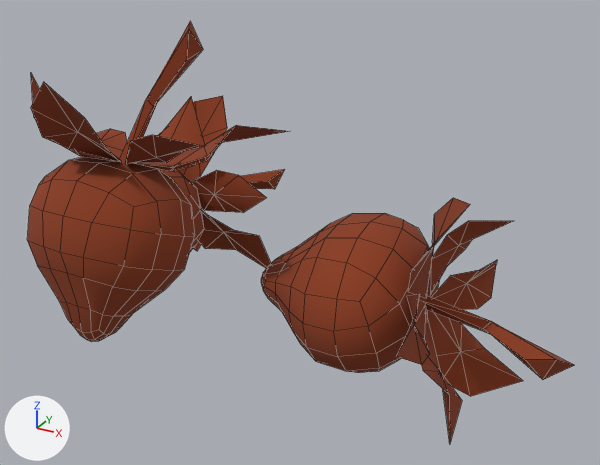
Two versions of the FBX model Assets/Models/Visual/Ingredients/Strawberry.fbx, one commit apart.
Camera for both pictures: a 50 mm camera at (0.548, -0.688, 0.458) aimed at (0.138, 0.057, 0.086). Arrows for +X, +Y and +Z are at lower left; the lights stay in place. The first picture is the older version. Mesh edges are drawn as thin lines. Where no turn or scale is listed for an object, it has been applied to the vertices.

The older version as bpy lines, for what is in view:
```python
me_strawberry = bpy.data.meshes.new('strawberry')
me_strawberry.from_pydata(...)  # 540 vertices, 516 faces; spans x -0.225..0.46, y -0.167..0.274, z -0.05..0.32
me_strawberry.materials.append(mat_ingredients)  # its picture is missing
ob_strawberry = bpy.data.objects.new('Strawberry', me_strawberry)
ob_strawberry.location = (0.0, 0.0, 0.0)
```
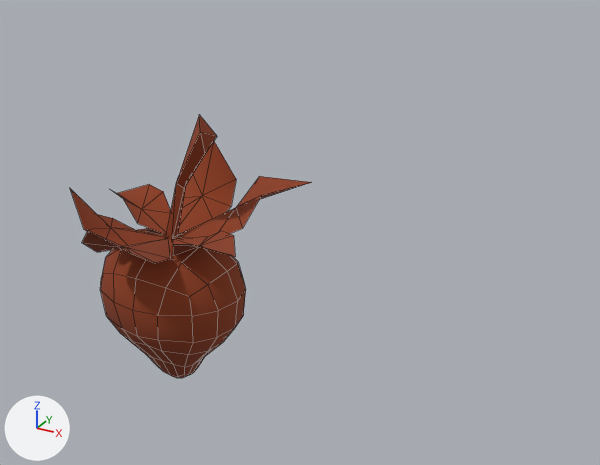
Changed parts and their boxes (x1, y1, x2, y2) in the pictures (600 x 465 px; the box of a moved part takes in the faces that stretch with it):
'Strawberry', reshaped (56% narrower, 37% shorter): before (27, 21, 574, 442); after (70, 114, 311, 378)
part 1 of me_strawberry, moved or reshaped: before (27, 157, 195, 342); after (100, 228, 246, 378)
part 2 of me_strawberry, moved or reshaped: before (126, 135, 200, 164); after (173, 231, 235, 257)
part 3 of me_strawberry, moved or reshaped: before (31, 73, 115, 161); after (70, 189, 165, 246)
part 4 of me_strawberry, moved or reshaped: before (96, 129, 127, 159); after (113, 184, 171, 235)
part 5 of me_strawberry, moved or reshaped: before (151, 97, 205, 172); after (178, 141, 236, 234)
part 6 of me_strawberry, moved or reshaped: before (134, 125, 289, 171); after (177, 176, 311, 238)
part 7 of me_strawberry, moved or reshaped: before (31, 82, 121, 162); after (82, 231, 170, 263)
part 8 of me_strawberry, moved or reshaped: before (119, 21, 203, 162); after (166, 114, 217, 240)
part 9 of me_strawberry, deleted (brown): before (118, 96, 574, 442)

Diff of the bpy script that builds the scene:
```diff
--- a/Assets/Models/Visual/Ingredients/Strawberry.fbx.py
+++ b/Assets/Models/Visual/Ingredients/Strawberry.fbx.py
@@ me_strawberry @@
 # used by ob_strawberry; location = (0.0, 0.0, 0.0)
-me_strawberry.from_pydata(...)  # 540 vertices, 516 faces; spans x -0.225..0.46, y -0.167..0.274, z -0.05..0.32
+me_strawberry.from_pydata(...)  # 180 vertices, 172 faces; spans x -0.122..0.139, y -0.128..0.116, z -0.116..0.223
+# me_strawberry part 1: the loose piece of 114 vertices spanning x -0.09..0.09, y -0.167..-0.019, z 0.008..0.192 is turned 23.2 degrees about the x axis through its middle, then moved by (0.0, 0.101, -0.113)
+# me_strawberry part 2: the loose piece of 9 vertices spanning x 0.007..0.128, y -0.109..-0.057, z 0.183..0.235 is turned 23.2 degrees about the x axis through its middle, then moved by (0.0, 0.058, -0.118)
+# me_strawberry part 3: the loose piece of 9 vertices spanning x -0.085..-0.001, y -0.125..-0.07, z 0.184..0.275 is turned 23.2 degrees about the x axis through its middle, then moved by (0.0, 0.051, -0.126)
+# me_strawberry part 4: the loose piece of 9 vertices spanning x -0.122..-0.001, y -0.071..-0.002, z 0.172..0.215 is turned 23.2 degrees about the x axis through its middle, then moved by (0.0, 0.06, -0.099)
+# me_strawberry part 5: the loose piece of 9 vertices spanning x -0.046..0.026, y -0.062..0.06, z 0.158..0.222 is turned 23.2 degrees about the x axis through its middle, then moved by (0.0, 0.058, -0.084)
+# me_strawberry part 6: the loose piece of 9 vertices spanning x 0.005..0.139, y -0.064..0.036, z 0.163..0.222 is turned 23.2 degrees about the x axis through its middle, then moved by (0.0, 0.058, -0.09)
+# me_strawberry part 7: the loose piece of 9 vertices spanning x -0.03..0.042, y -0.162..-0.07, z 0.184..0.286 is turned 23.2 degrees about the x axis through its middle, then moved by (0.0, 0.05, -0.133)
+# me_strawberry part 8: the loose piece of 12 vertices spanning x -0.003..0.063, y -0.074..-0.005, z 0.175..0.32 is turned 23.2 degrees about the x axis through its middle, then moved by (0.0, 0.039, -0.104)
+# me_strawberry part 9: 16 loose pieces with 360 vertices, spanning x -0.225..0.46, y -0.131..0.274, z -0.05..0.194, are deleted
 me_strawberry.materials.append(mat_ingredients)
```
